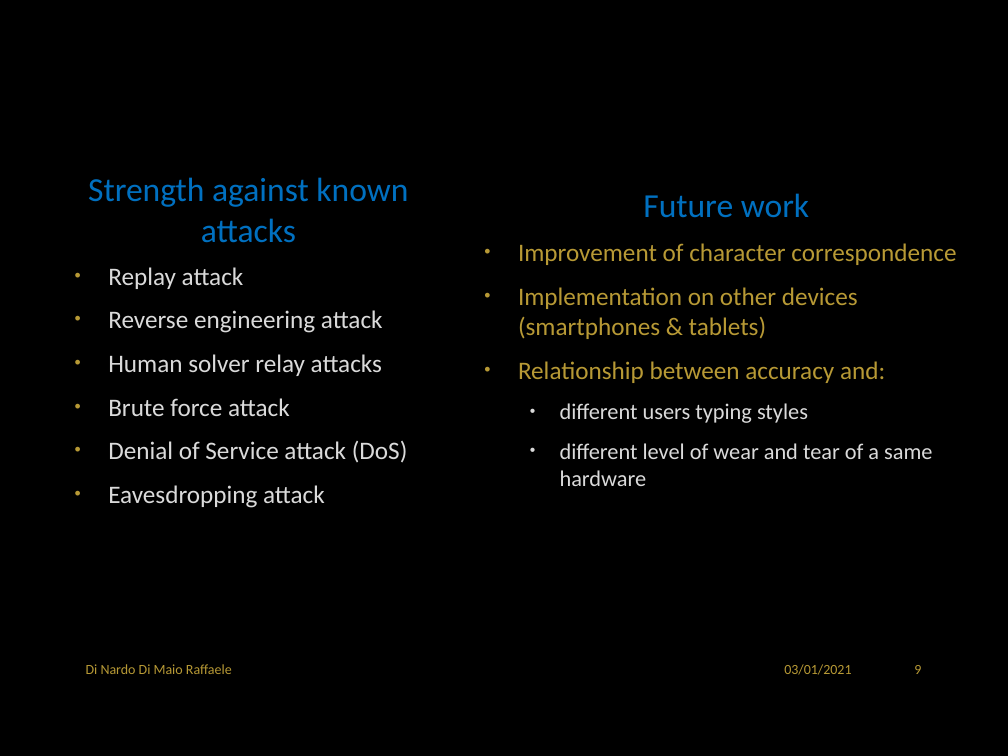
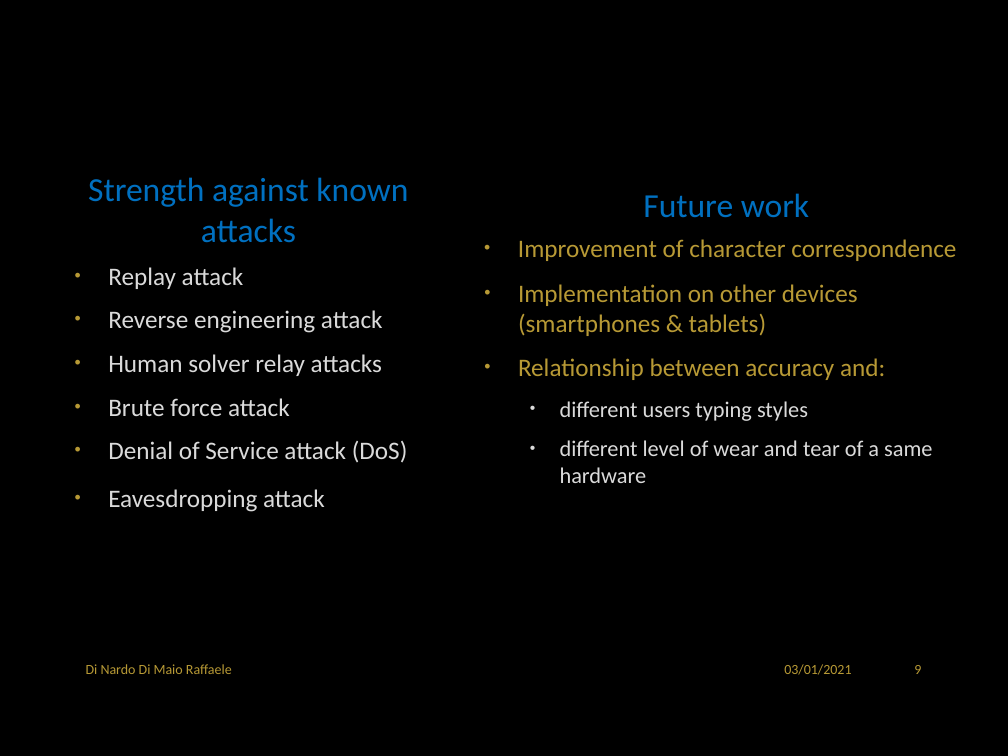
Before and after one commit to RaffaDNDM/AcCAPPCHA, a slide deck: slide 10 of Thesis/AcCAPPCHA.pptx. Drawn at 1008x756 pixels with LibreOffice and Linux fonts; fonts in the diff are those of the drawing; background and template pictures are left out. Boxes give left, top, right and bottom in pixels: in the first picture for what was removed or moved away, otherwise in the second. Text is boxed around its words. In the diff, an @@ line names an element or a change of style, - is before the commit and + after.

```diff
--- a/Thesis/AcCAPPCHA.pptx
+++ b/Thesis/AcCAPPCHA.pptx
@@ text added at (518,239,956,261), 18 pt, text #B79935 @@
+• Improvement of character correspondence
@@ text at (518,243,956,339): paragraphs removed @@
-• Improvement of character correspondence
-• Implementation on other devices (smartphones & tablets)
@@ text added at (518,284,858,336), 18 pt, text #B79935 @@
+• Implementation on other devices (smartphones & tablets)
@@ text "Relationship between accuracy and:": place and size @@
-text "Relationship between accuracy and:" at (518,243,956,486)
+text "Relationship between accuracy and:" at (518,358,932,483)
@@ text at (108,485,325,508): paragraph removed @@
-• Eavesdropping attack
@@ text added at (108,489,325,512), 18 pt, text #DADADA @@
+• Eavesdropping attack
```
Also in this commit, not shown: 2 other slides changed.
